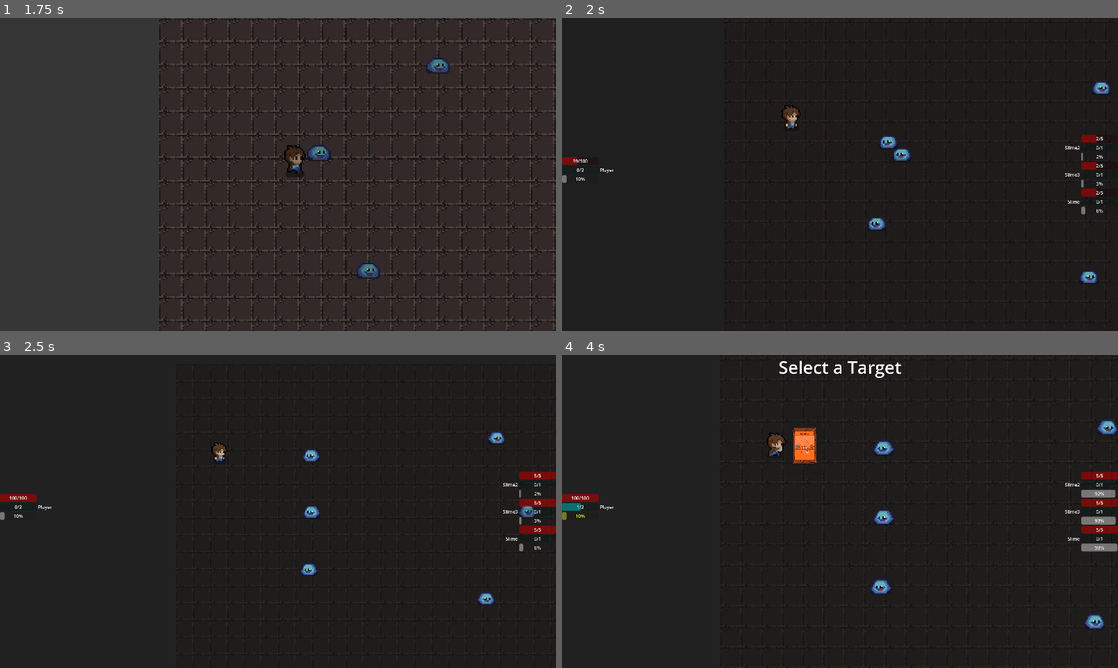
Above: before the commit, frames 1-4 (two rows, left to right).
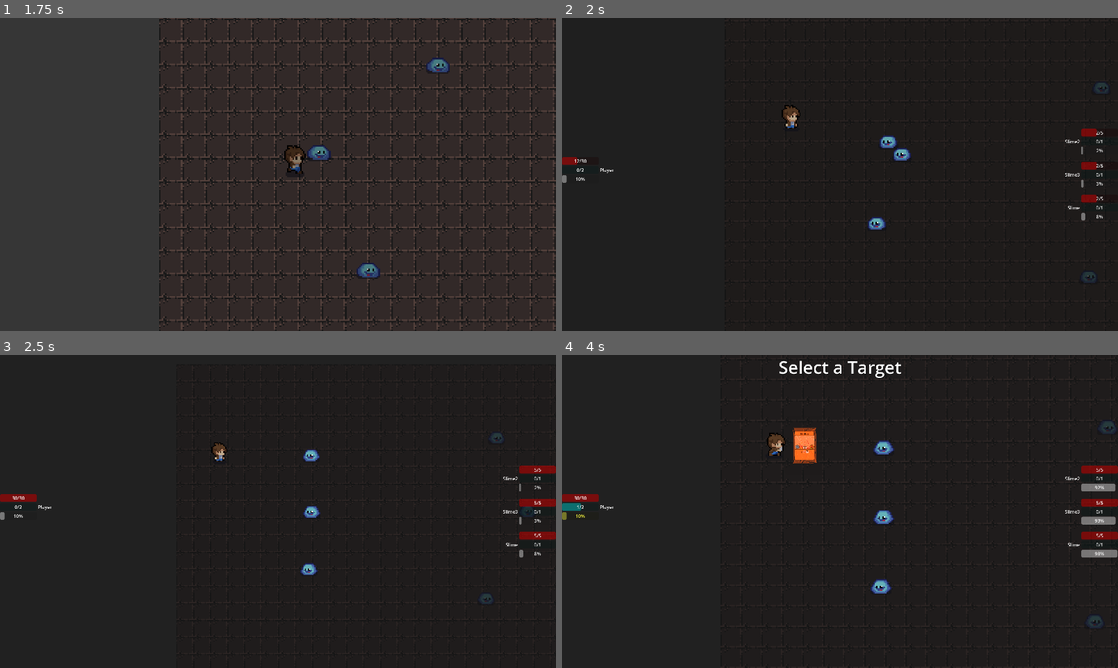
Above: after the commit, the same moments.

Repository: PatricNurczyk/DreamaCard
Game: Godot game, scene res://Scenes/GameLogic/GameContainer.tscn
The game is run twice, just before and just after one commit, with the same random seed, the same clock (stepped at 60 frames per second) and the same inputs. Sound files missing from this copy of the repository are replaced by a short silence.
Inputs (mouse positions are in pixels of both pictures, inside the frame that each line leads up to):
- Up to frame 1 (1.75 s): move the mouse to (400, 158) at 0.52 s; hold Right (ui_right) from 0.53 s (still down); click (400, 158) at 0.6 s; tap Up (ui_up) at 0.77, 1.52 s; move the mouse to (166, 190) at 1.27 s; tap Shift (Sprint) at 1.35 s
- Up to frame 2 (2 s): keep holding Right (ui_right)
- Up to frame 3 (2.5 s): move the mouse to (333, 442) at 2.02 s; release Right (ui_right) at 2.03 s; hold Left (ui_left) from 2.03 s (still down); click (333, 442) at 2.1 s
- Up to frame 4 (4 s): move the mouse to (812, 574) at 2.77 s; release Left (ui_left) at 2.78 s; hold Right (ui_right) 2.78-3.5 s; tap Shift (Sprint) at 2.85 s; click (812, 574) at 2.92 s; tap Up (ui_up) at 3.02 s; click (817, 452) at 3.5 s

Frame 1 is identical in both runs. In frame 2, 0.7% of the frame differs, in the area x 2-99%, y 20-85%; in frame 3, 1.0%; in frame 4, 1.4%, in the area x 1-100%, y 20-88%.

Commit message:
Fixed issues where combatants would collide upon moving into position, made music more dynamic, fixed issue where enemies shared their deck

Diff:
--- a/Scenes/Entities/Enemies/TestEnemy/Slime.tscn
+++ b/Scenes/Entities/Enemies/TestEnemy/Slime.tscn
@@ -13,15 +13,14 @@
 height = 14.0
 
 [node name="Slime" type="CharacterBody2D" groups=["Enemy"]]
-z_index = 2
 z_as_relative = false
 script = ExtResource("1_67kb8")
+deck_template = Array[String](["Frost", "Frost", "Frost", "Frost", "Frost", "Frost", "Frost", "Frost", "Frost", "Frost"])
 maxHP = 5
 maxMP = 1
 speed = 5
 fireResist = -5
 frostResist = 5
-deck = Array[String](["Frost", "Frost", "Frost", "Frost", "Frost", "Frost", "Frost", "Frost", "Frost", "Frost"])
 
 [node name="AnimatedSprite2D" type="AnimatedSprite2D" parent="."]
 position = Vector2(0, -6)
--- a/Scenes/Entities/Player.tscn
+++ b/Scenes/Entities/Player.tscn
@@ -13,7 +13,6 @@
 height = 12.0
 
 [node name="Player" type="CharacterBody2D" groups=["Ally", "Player"]]
-z_index = 2
 z_as_relative = false
 script = ExtResource("1_sqg0c")
 
--- a/Scenes/GameLogic/GameContainer.tscn
+++ b/Scenes/GameLogic/GameContainer.tscn
@@ -128,6 +128,7 @@
 offset_right = 260.0
 offset_bottom = 60.0
 grow_vertical = 2
+theme_override_constants/separation = 25
 
 [node name="Enemy Initiative" type="VBoxContainer" parent="Initiative Tracker"]
 anchors_preset = 6
@@ -140,6 +141,7 @@
 offset_bottom = 60.0
 grow_horizontal = 0
 grow_vertical = 2
+theme_override_constants/separation = 25
 
 [node name="CombatText" type="RichTextLabel" parent="Initiative Tracker"]
 anchors_preset = 10
@@ -169,3 +171,6 @@
 
 [node name="cancel" type="AudioStreamPlayer2D" parent="."]
 stream = ExtResource("4_kptjp")
+
+[node name="battleMusic" type="AudioStreamPlayer2D" parent="."]
+volume_db = -15.0
--- a/Scenes/GameLogic/Shard.tscn
+++ b/Scenes/GameLogic/Shard.tscn
@@ -1,6 +1,21 @@
 [gd_scene load_steps=5 format=3 uid="uid://b3nnh2ee4bx6a"]
 
 [ext_resource type="Script" path="res://Scripts/GameLogic/shard.gd" id="1_mr45b"]
+
+[sub_resource type="Animation" id="Animation_fdwe3"]
+length = 0.001
+tracks/0/type = "value"
+tracks/0/imported = false
+tracks/0/enabled = true
+tracks/0/path = NodePath("Polygon:rotation")
+tracks/0/interp = 1
+tracks/0/loop_wrap = true
+tracks/0/keys = {
+"times": PackedFloat32Array(0),
+"transitions": PackedFloat32Array(1),
+"update": 0,
+"values": [0.0]
+}
 
 [sub_resource type="Animation" id="Animation_uyu5b"]
 resource_name = "shake"
@@ -17,21 +32,6 @@
 "transitions": PackedFloat32Array(1, 1, 1, 1, 1),
 "update": 0,
 "values": [0.0, 0.0523599, 0.0, -0.0523599, 0.0]
-}
-
-[sub_resource type="Animation" id="Animation_fdwe3"]
-length = 0.001
-tracks/0/type = "value"
-tracks/0/imported = false
-tracks/0/enabled = true
-tracks/0/path = NodePath("Polygon:rotation")
-tracks/0/interp = 1
-tracks/0/loop_wrap = true
-tracks/0/keys = {
-"times": PackedFloat32Array(0),
-"transitions": PackedFloat32Array(1),
-"update": 0,
-"values": [0.0]
 }
 
 [sub_resource type="AnimationLibrary" id="AnimationLibrary_25es7"]
--- a/Scenes/Maps/Test_Map.tscn
+++ b/Scenes/Maps/Test_Map.tscn
@@ -2,9 +2,9 @@
 
 [ext_resource type="Script" path="res://Scripts/GameLogic/mapTemplate.gd" id="1_ix6fp"]
 [ext_resource type="Texture2D" uid="uid://beo24tjxdq3vy" path="res://Assets/Tilesets/dungeon_tiles_2.png" id="2_jbwlo"]
+[ext_resource type="AudioStream" uid="uid://dgi65k307okto" path="res://Sounds/Music/Impatience.mp3" id="2_spmhe"]
 [ext_resource type="PackedScene" uid="uid://6yg55gdo1cd7" path="res://Scenes/GameLogic/TransitionEvent.tscn" id="3_3rrgj"]
 [ext_resource type="PackedScene" uid="uid://ctg0om1inbc80" path="res://Scenes/Entities/Enemies/TestEnemy/Slime.tscn" id="4_d1j5l"]
-[ext_resource type="AudioStream" uid="uid://be3vltovp3j63" path="res://Sounds/Music/Boss Theme.mp3" id="5_5nwfl"]
 
 [sub_resource type="TileSetAtlasSource" id="TileSetAtlasSource_rvtxw"]
 texture = ExtResource("2_jbwlo")
@@ -644,6 +644,7 @@
 script = ExtResource("1_ix6fp")
 SpawnPoints = Array[Vector2]([Vector2(49, 142), Vector2(174, 144)])
 Directions = Array[String](["right", "left"])
+battle_music = ExtResource("2_spmhe")
 
 [node name="TileMap" type="TileMap" parent="."]
 z_as_relative = false
@@ -656,29 +657,20 @@
 map = "Test_Map2"
 
 [node name="Slime" parent="." instance=ExtResource("4_d1j5l")]
-z_index = 1
 position = Vector2(110, 128)
 
 [node name="Slime2" parent="." instance=ExtResource("4_d1j5l")]
-z_index = 1
 position = Vector2(144, 209)
 
 [node name="Slime3" parent="." instance=ExtResource("4_d1j5l")]
-z_index = 1
 position = Vector2(192, 68)
 
 [node name="Slime4" parent="." instance=ExtResource("4_d1j5l")]
-z_index = 1
 position = Vector2(291, 224)
 
 [node name="Slime5" parent="." instance=ExtResource("4_d1j5l")]
-z_index = 1
 position = Vector2(301, 73)
+maxHP = 10
 
 [node name="Slime6" parent="." instance=ExtResource("4_d1j5l")]
-z_index = 1
 position = Vector2(330, 142)
-
-[node name="bgm" type="AudioStreamPlayer2D" parent="."]
-stream = ExtResource("5_5nwfl")
-volume_db = -8.914
--- a/Scripts/Entities/characterEntity.gd
+++ b/Scripts/Entities/characterEntity.gd
@@ -38,8 +38,7 @@
 @export var lightResist : int
 @export var defense : int
 
-@export_category("Cards")
-@export var deck : Array[String]
+var deck : Array[String]
 var hand : Array[String]
 func _ready():
 	HP = maxHP
--- a/Scripts/Entities/slime.gd
+++ b/Scripts/Entities/slime.gd
@@ -1,4 +1,11 @@
 extends EntityCharacter
+
+@export var deck_template : Array[String]
+
+func _ready():
+	super._ready()
+	for c in deck_template:
+		deck.push_back(c)
 
 func _physics_process(delta):
 	handle_animation()
--- a/Scripts/GameLogic/GameContainer.gd
+++ b/Scripts/GameLogic/GameContainer.gd
@@ -27,6 +27,7 @@
 @onready var pass_ui = $Cards/Pass
 @onready var cancel = $cancel
 @onready var select = $select
+@onready var battle_music = $battleMusic
 
 enum gameStates {explore, combat, cutscene, transition}
 var currState = gameStates.explore
@@ -135,10 +136,12 @@
 	if currState == gameStates.explore:
 		camera.position = player.position
 		player.can_walk = true
+		battle_music.volume_db = move_toward(battle_music.volume_db, -60, 40 * delta)
 	elif currState == gameStates.transition:
 		if player:
 			player.can_walk = false
 	elif currState == gameStates.combat:
+		battle_music.volume_db = move_toward(battle_music.volume_db, -15, 40 * delta)
 		for i in range(len(combatants)):
 			var t = delta * SPEED
 			combatants[i].position = lerp(combatants[i].position, combatants_position[i],t)
@@ -179,6 +182,8 @@
 	map = map_scene.instantiate()
 	add_child(map)
 	add_child(player)
+	pause_position = 0
+	battle_music.stream = map.battle_music
 	player.position = map.SpawnPoints[PlayerInfo.spawn_point]
 	player.direction = map.Directions[PlayerInfo.spawn_point]
 	camera.position = player.position
@@ -205,6 +210,7 @@
 	search.shape = shape
 	var bodies = space.intersect_shape(search)
 	for body in bodies:
+		body.collider.z_index = 2
 		if body.collider.is_in_group("Ally"):
 			body.collider.can_walk = false
 			body.collider.velocity = Vector2.ZERO
@@ -228,6 +234,7 @@
 			combatants[-1].hand.clear()
 			print(combatants[-1].deck)
 			past_positions.push_back(combatants[-1].position)
+			combatants[-1].get_node("CollisionShape2D").visible = false
 		elif body.collider.is_in_group("Enemy"):
 			if enemyCount >= 5:
 				body.collider.queue_free()
@@ -249,7 +256,7 @@
 	camera.position = battleground.position
 	battle_veil_on()
 	camera_zoom = 3.5
-	map.get_node("bgm").play(pause_position)
+	battle_music.play(pause_position)
 	await get_tree().create_timer(1.5).timeout
 	for c in combatants:
 		c.in_combat = true
@@ -449,12 +456,13 @@
 	battle_veil_off()
 	await get_tree().create_timer(1).timeout
 	for c in combatants:
+		c.z_index = 0
 		c.in_combat = false
+		c.get_node("CollisionShape2D").visible = true
 	combatants.clear()
 	initiative.clear()
 	past_positions.clear()
 	combatants_position.clear()
 	battleground.queue_free()
 	currState = gameStates.explore
-	pause_position = map.get_node("bgm").get_playback_position()
-	map.get_node("bgm").stop()
+	pause_position = battle_music.get_playback_position()
--- a/Scripts/GameLogic/mapTemplate.gd
+++ b/Scripts/GameLogic/mapTemplate.gd
@@ -3,3 +3,4 @@
 
 @export var SpawnPoints: Array[Vector2]
 @export var Directions: Array[String]
+@export var battle_music : AudioStream
--- a/Scripts/GameLogic/player_info.gd
+++ b/Scripts/GameLogic/player_info.gd
@@ -6,8 +6,7 @@
 #Character Data
 var playerData = {
 	"Player": {
-		"MaxHP" : 100,
-		"HP" : 100,
+		"MaxHP" : 30,
 		"MaxMP" : 2,
 		"Speed" : 10,
 		"Deck" : ["Ember","Ember","Ember","Ember","Ember","Ember","Frost"],
